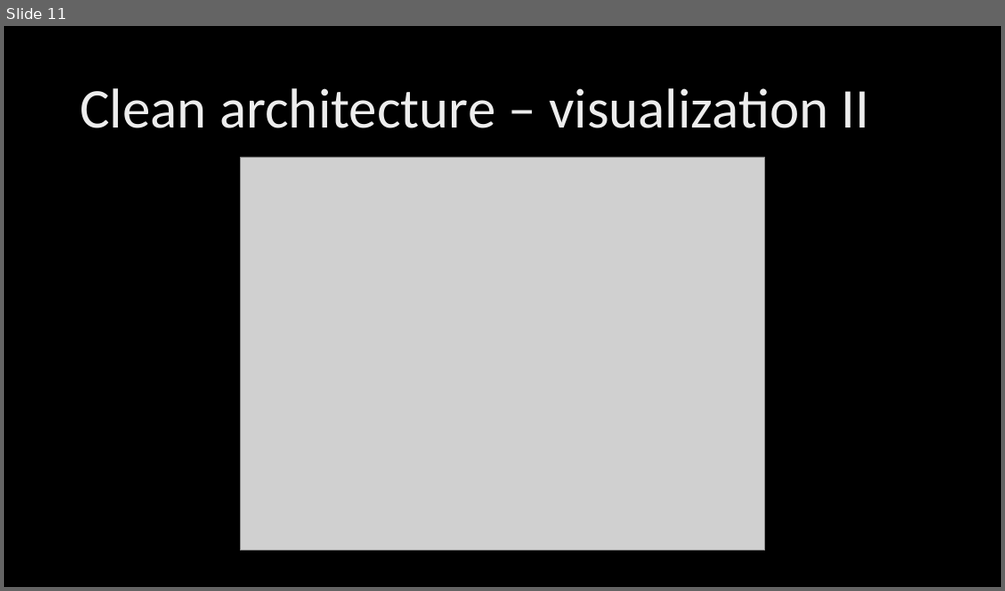
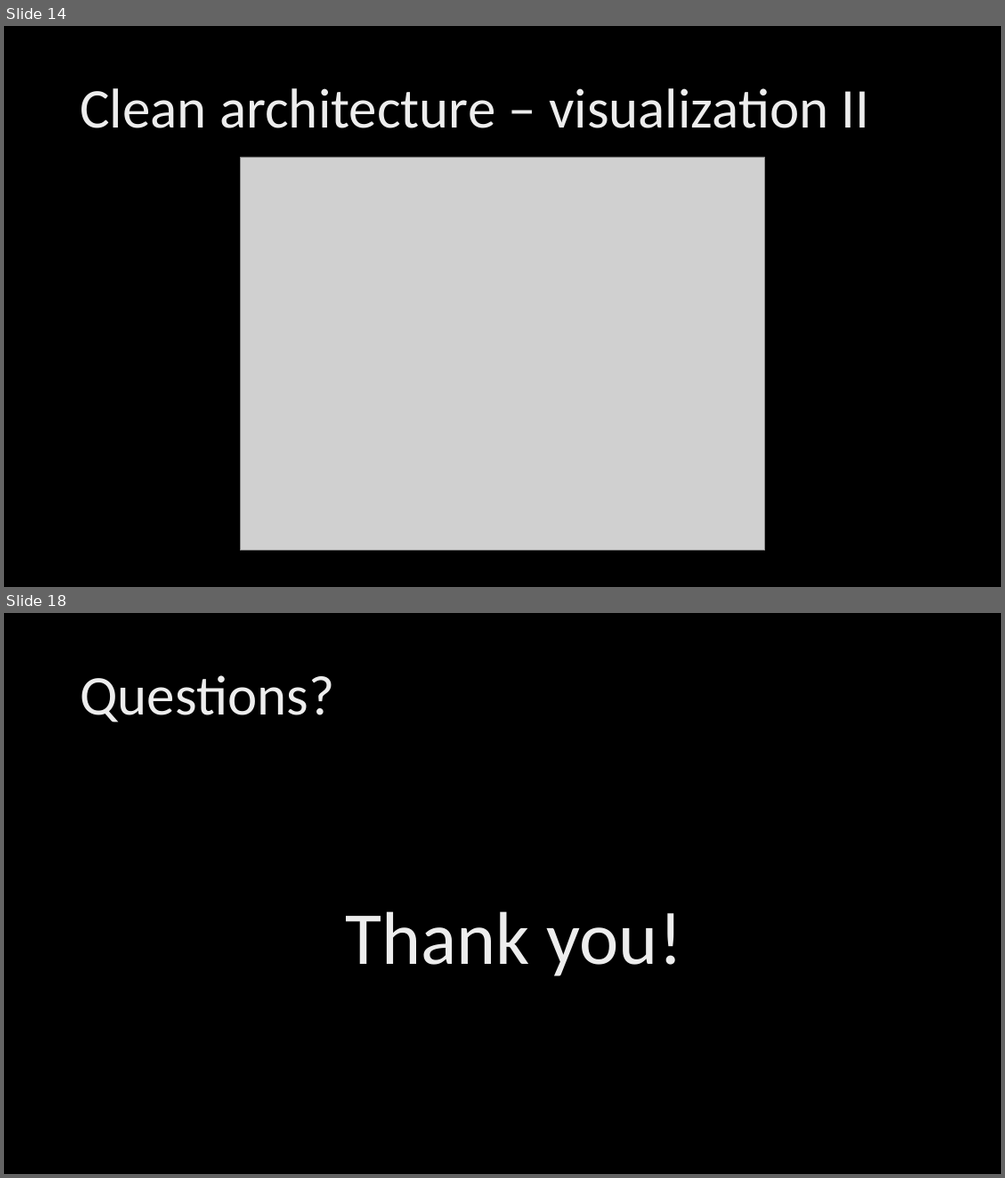
Before and after one commit to KonradGalczynski/Learning, a slide deck: CleanCodeCleanArch/CleanCodeCleanArch.pptx. Shown one above the other, each under a label of ours: slide 11 before the commit, slides 14 and 18 after it; the slides between them are not shown. The pictures are 1005x591 and 1005x1178 pixels, drawn with LibreOffice and Linux fonts; fonts in the diff are those of the drawing; grey boxes stand for pictures; background and template pictures are left out. Boxes give left, top, right and bottom in pixels: in the first picture for what was removed or moved away, otherwise in the second. Text is boxed around its words. In the diff, an @@ line names an element or a change of style, - is before the commit and + after.

```diff
--- a/CleanCodeCleanArch/CleanCodeCleanArch.pptx
+++ b/CleanCodeCleanArch/CleanCodeCleanArch.pptx
@@ slide 18 added at (4,613,1001,1174), background picture (left out) @@
@@ title added at (80,675,334,722), 54 pt, text gradient #BFBFBF to #EDEDED to #FFFFFF @@
+Questions?
@@ text added at (345,911,683,976), 72 pt, text gradient #BFBFBF to #EDEDED to #FFFFFF @@
+Thank you!
@@ what was slide 11 is now slide 14 @@
```
Also in this commit, not shown: 8 slides changed, 4 other slides added, 1 slide removed.
